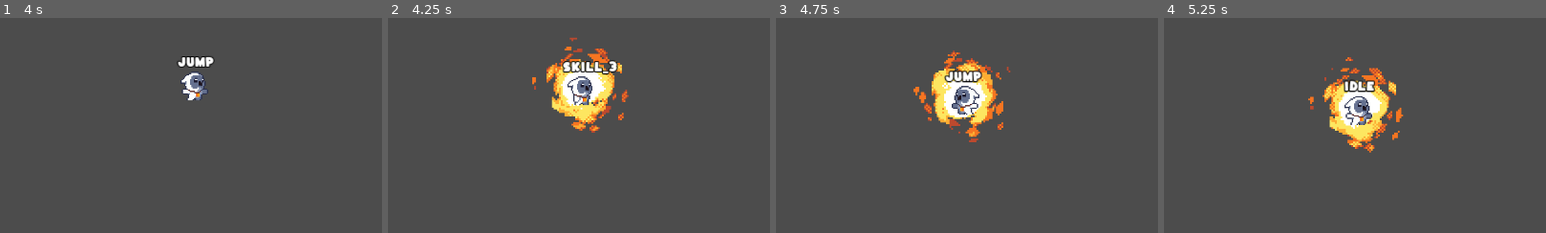
Above: before the commit, frames 1-4 (left to right).
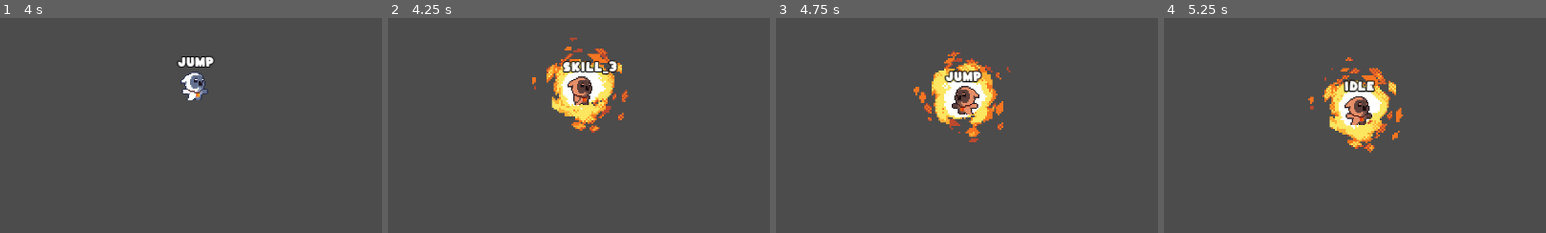
Above: after the commit, the same moments.

Repository: tnp2004/Game2D-ComputerProject
Game: Godot game, scene res://Stages/World.tscn
Two runs of this game, one before a commit and one after it. Both use one fixed random seed, a clock stepped at 60 frames per second and the inputs below. The engine's default icon, where the game draws it, is replaced by a stand-in: a white triangle on a blue panel in a dark square.
Inputs (mouse positions are % of the whole screen's width and height, from its top left):
- Up to frame 1 (4 s): tap Enter at 0.5 s; move the mouse to (72, 45) at 0.52 s; hold Right (ui_right) 0.53-2.03 s; click (72, 45) at 0.6 s; tap Up (ui_up) at 0.77, 1.52, 3.02, 3.77 s; move the mouse to (30, 55) at 1.27 s; click (30, 55) at 1.35 s; move the mouse to (60, 28) at 2.02 s; hold Left (ui_left) 2.03-2.78 s; click (60, 28) at 2.1 s; move the mouse to (45, 70) at 2.77 s; hold Right (ui_right) from 2.78 s (still down); click (45, 70) at 2.85 s; move the mouse to (80, 65) at 3.52 s; click (80, 65) at 3.6 s
- Up to frame 2 (4.25 s): keep holding Right (ui_right); tap 3 (skill_3) at 4.15 s
- Up to frame 3 (4.75 s): move the mouse to (20, 35) at 4.27 s; release Right (ui_right) at 4.28 s; hold Left (ui_left) from 4.28 s (still down); click (20, 35) at 4.35 s; tap Up (ui_up) at 4.52 s
- Up to frame 4 (5.25 s): move the mouse to (55, 50) at 5.02 s; release Left (ui_left) at 5.03 s; hold Right (ui_right) from 5.03 s (still down); click (55, 50) at 5.1 s
The pictures show only the part of the screen within x 25-75%, y 50-100%; the shares and areas given below are measured in that part.

Frame 1 is identical in both runs. In frame 2, 0.6% of the frame differs, in the area x 47-54%, y 27-41%; in frame 3, 0.7%, in the area x 46-54%, y 31-45%; in frame 4, 0.7%.

Commit message:
Player and Enemy Update
Player
- when use transform skill player body will change to orange color and will be default when transform skill is timeout
Enemy
- edit hurt sprite
- knockback when hurt

Diff:
--- a/Characters/Owlet.gd
+++ b/Characters/Owlet.gd
@@ -20,6 +20,7 @@
 
 var normal_color = Color(1, 1, 1)
 var transform_color = Color(1, 0.5, 0)
+var player_transform_color = Color(0.91, 0.56, 0.41)
 var effect_color = normal_color
 var buff_damage = 0
 
@@ -125,6 +126,7 @@
 
 var normal_attack = [2, 3, 4, 5]
 func do_damage(body, damage_arr):
+	body.knockback($AnimatedSprite.flip_h)
 	body.spawn_damageIndicator_enemy(random_thing_in_array(damage_arr), most_of_arr(damage_arr), buff_damage)
 
 func useDash_skill():
@@ -159,6 +161,7 @@
 func transform_skill():
 	buff_damage += 1000
 	effect_color = transform_color
+	$AnimatedSprite.modulate = player_transform_color
 	$TransformTimer.start()
 	$TransformSprite.visible = true
 	$TransformPlayer.play("skill_3")
@@ -166,6 +169,7 @@
 func stop_transform_skill():
 	buff_damage -= 1000
 	effect_color = normal_color
+	$AnimatedSprite.modulate = normal_color
 	$TransformSprite.visible = false
 	$TransformPlayer.stop()
 
--- a/Enemies/Slime.gd
+++ b/Enemies/Slime.gd
@@ -3,7 +3,7 @@
 const INDICATOR_DAMAGE = preload("res://UI/DamageIndicator.tscn")
 onready var FSM = get_node("Slime_FSM")
 
-export(int) var max_health = 20
+export(int) var max_health = 200
 var health = max_health
 var isDead = false
 
@@ -13,6 +13,14 @@
 const GRAVITY = 1000
 var velocity = Vector2.ZERO
 var attack_damage = [2, 3, 4]
+
+var knockback_force = 1000
+var knockup_force = - 200
+func knockback(player_is_flip):
+	var direction = - 1 if player_is_flip else 1
+	velocity.x = lerp(velocity.x, knockback_force, 0.5) * direction
+	velocity.y = lerp(0, knockup_force, 0.6)
+	velocity = move_and_slide(velocity, Vector2.UP)
 
 # Health
 func dead():
Binary file changed: Enemies-Sprite/Slime/Slime_Spiked_Hit.png
